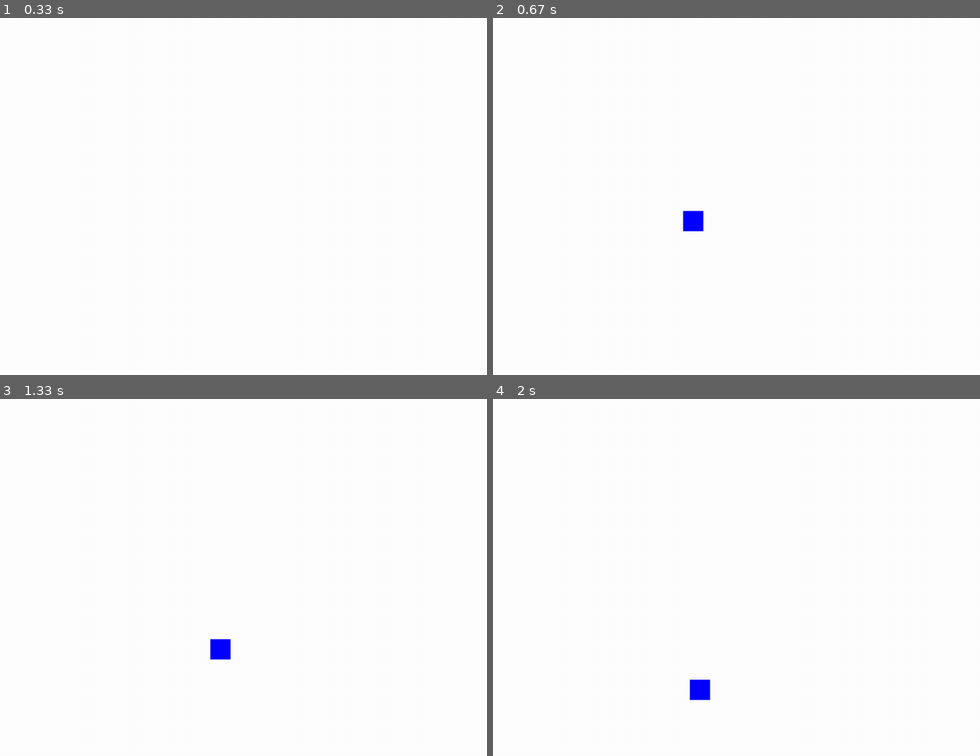
Above: before the commit, frames 1-4 (two rows, left to right).
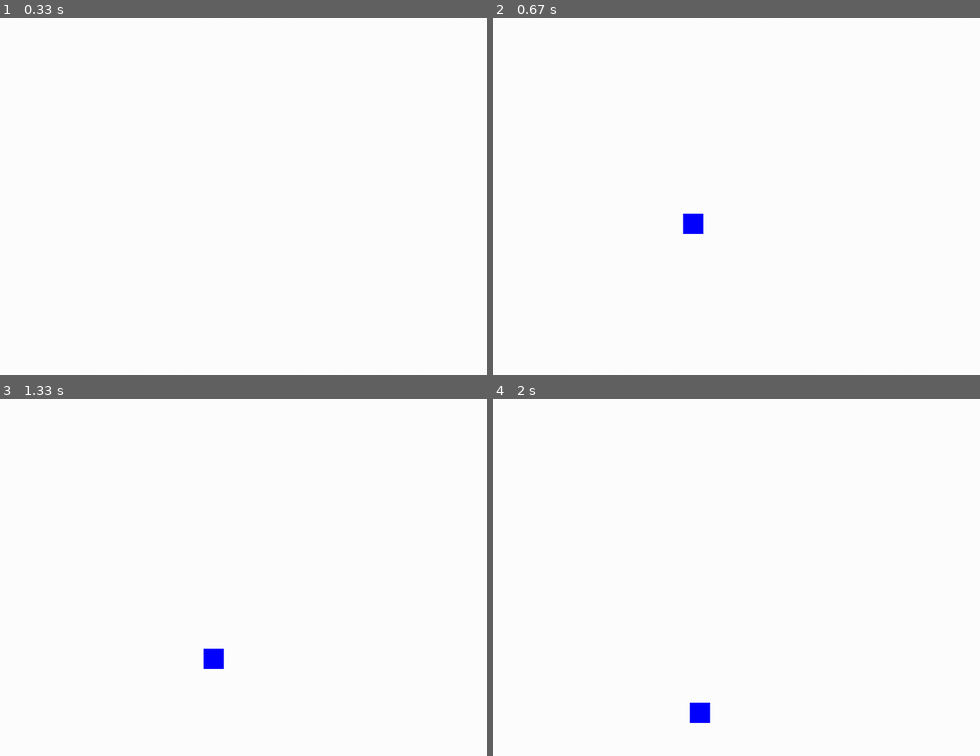
Above: after the commit, the same moments.

Repository: ramses44/PyGame_project
Game: pygame game, started from game.py
Same seed, same stepped clock (60 frames per second), same inputs: the game is played once before the commit and once after it.
Inputs (mouse positions are in pixels of both pictures, inside the frame that each line leads up to):
- Up to frame 1 (0.33 s): no input
- Up to frame 2 (0.67 s): right-click (682, 189) at 0.38 s
- Up to frame 3 (1.33 s): hold Right 0.67-1.13 s; hold Right from 1.17 s (still down)
- Up to frame 4 (2 s): release Right at 1.63 s; hold Left from 1.67 s (still down)

Frame 1 is identical in both runs. In frame 2, less than 0.1% of the frame differs, in the area x 38-44%, y 53-61%; in frame 3, 0.3%; in frame 4, 0.5%, in the area x 40-45%, y 78-91%.

Commit message:
Адекватно работает физика (вроде)

Diff:
--- a/game.py
+++ b/game.py
@@ -1,7 +1,7 @@
 import pygame
 
 CHARACTER_SIZE = 30, 30
-FALLING_SPEED = 10  # Скорость падения (pixels/tick)
+FALLING_SPEED = 2  # Скорость падения (pixels/tick)
 
 pygame.init()
 
@@ -53,17 +53,19 @@
         delta = 1 if y > 0 else -1
         for _ in range(*sorted((y, 0))):
             self.rect = self.rect.move(0, delta)
-            if pygame.sprite.spritecollideany(self, platforms):
+            if pygame.sprite.spritecollideany(self, platforms) and not self.climbing:
                 self.rect = self.rect.move(0, -delta)
                 break
             if pygame.sprite.spritecollideany(self, barrels):
                 return True
-            if pygame.sprite.spritecollideany(self, ladders):
+            if pygame.sprite.spritecollideany(self, ladders) and not self.climbing:
                 self.climbing = True
                 break
 
         if pygame.sprite.spritecollideany(self, ladders):
             self.climbing = True
+        else:
+            self.climbing = False
 
     def can_jump(self):
         """Проверка, есть ли от чего оттолкнуться для прыжка"""
@@ -112,12 +114,12 @@
                 elif pygame.key.get_pressed()[pygame.K_DOWN]:
                     enemy.move(y=10)
 
-    if enemy: enemy.move(y=10)
+    if enemy and not enemy.climbing: enemy.move(y=FALLING_SPEED)
     screen.fill((255, 255, 255))
     platforms.draw(screen)
     ladders.draw(screen)
     en.draw(screen)
     pygame.display.flip()
-    clock.tick(10)
+    clock.tick(60)
 
 pygame.quit()
